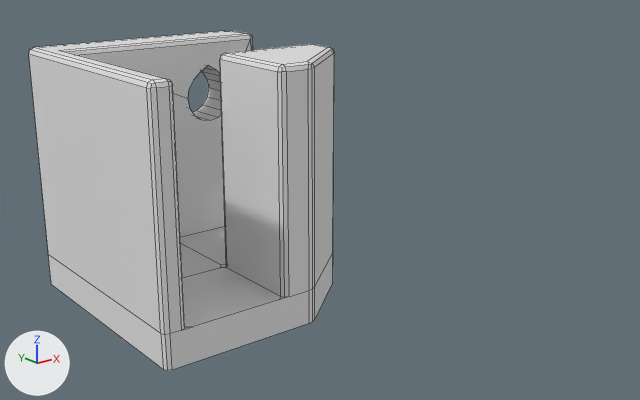
Before and after pictures for a commit that changed the Blender file Misc/Power strip clip.blend.
Rendered twice from a camera (50 mm lens) standing at (-138.0, -135.6, 35.9) and looking at (-29.1, 0.5, -18.6). Arrows for +X, +Y and +Z are at lower left; the lights stay in place. Mesh edges are drawn as thin lines.

The older version as bpy lines, for what is in view:
```python
me_plane_001 = bpy.data.meshes.new('Plane.001')
me_plane_001.from_pydata(...)  # 127 vertices, 113 faces; spans x -13.2..29.6, y -27.4..17.3, z -15.1..29.1
ob_plane = bpy.data.objects.new('Plane', me_plane_001)
ob_plane.location = (-67.6, 0.6, -14.0)
_m = ob_plane.modifiers.new('Boolean', 'BOOLEAN')
_m.object = ob_cylinder
_m.solver = 'FLOAT'
```
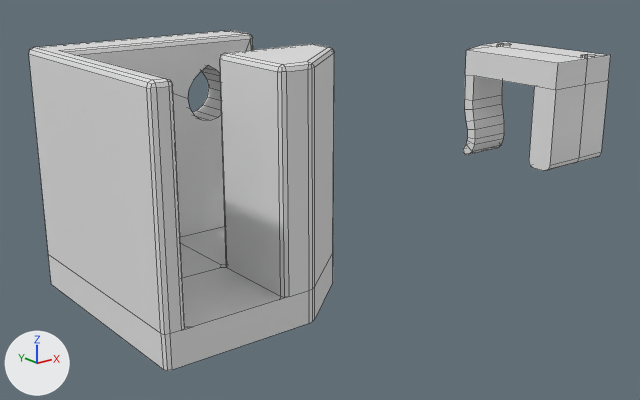
ob_screen_bool_v2 is not drawn itself; it is used by a modifier of ob_p_strip_clip_v2.

Where the change shows, as pixel boxes [x1, y1, x2, y2] in the pictures (640 x 400 px):
'P strip clip v2', added
    after: [463, 42, 611, 171]

The change, as a list of edits to the scene's bpy script:
```text
Add me_plane_002:
    me_plane_002.from_pydata(...)  # 86 vertices, 60 faces, 4 loose edges; spans x 3.8..7.9, y -14.3..14.8, z 4.2..21.9
Add me_cube_002:
    me_cube_002.from_pydata(...)  # 76 vertices, 65 faces, 2 loose edges; spans x -10.0..10.0, y -16.1..15.5, z -6.0..20.0
    me_cube_002.polygons.foreach_set('use_smooth', [True] * 65)
Add ob_screen_bool_v2:
    ob_screen_bool_v2 = bpy.data.objects.new('Screen bool v2', me_plane_002)
    ob_screen_bool_v2.location = (36.67, 1.081, -14.02)
    ob_screen_bool_v2.hide_set(True)  # wire or fog, not drawn
Add ob_p_strip_clip_v2:
    ob_p_strip_clip_v2 = bpy.data.objects.new('P strip clip v2', me_cube_002)
    ob_p_strip_clip_v2.location = (36.7, 1.7, -14.0)
    _m = ob_p_strip_clip_v2.modifiers.new('Boolean', 'BOOLEAN')
    _m.object = ob_screen_bool_v2
    _m.solver = 'FLOAT'
```
